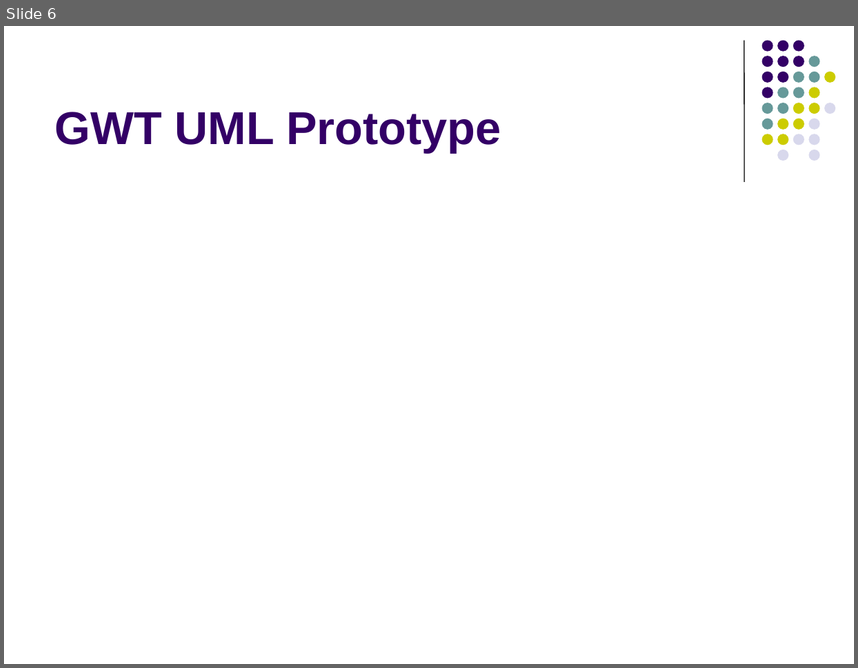
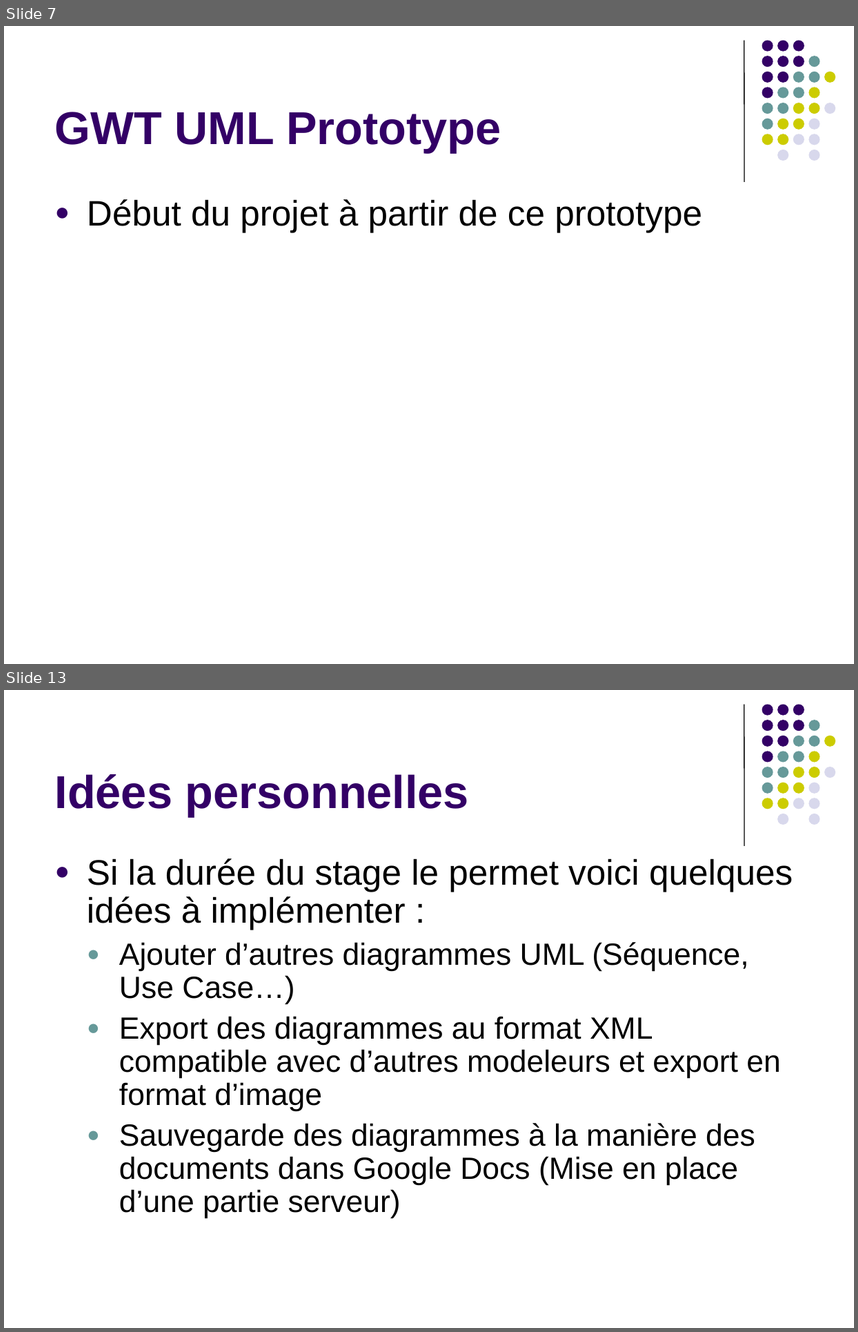
Before and after one commit to raphaelbrugier/gwtuml, a slide deck: wiki/PresentationSoutenanceMiParcours.ppt. Shown one above the other, each under a label of ours: slide 6 before the commit, slides 7 and 13 after it; the slides between them are not shown. The pictures are 858x668 and 858x1332 pixels, drawn with LibreOffice and Linux fonts; fonts in the diff are those of the drawing. Boxes give left, top, right and bottom in pixels: in the first picture for what was removed or moved away, otherwise in the second. Text is boxed around its words. In the diff, an @@ line names an element or a change of style, - is before the commit and + after.

```diff
--- a/wiki/PresentationSoutenanceMiParcours.ppt
+++ b/wiki/PresentationSoutenanceMiParcours.ppt
@@ slide 13 added at [4, 690, 854, 1328], background #FFFFFF; not listed: 32 template elements that a slide beside it also shows @@
@@ title added at [55, 774, 469, 816], 39 pt, text #330066, bold @@
+Idées personnelles
@@ text added at [87, 858, 793, 1218], 26 pt, text #000000 @@
+● Si la durée du stage le permet voici quelques idées à implémenter :
+  ● Ajouter d’autres diagrammes UML (Séquence, Use Case…)
+  ● Export des diagrammes au format XML compatible avec d’autres modeleurs et export en format d’image
+  ● Sauvegarde des diagrammes à la manière des documents dans Google Docs (Mise en place d’une partie serveur)
@@ what was slide 6 is now slide 7 @@
@@ slide 7 changed as well @@
@@ text added at [87, 199, 702, 232], 30 pt, text #000000 @@
+● Début du projet à partir de ce prototype
```
Also in this commit, not shown: 1 other slide changed, 12 other slides added, 7 slides removed, 1 other file.
